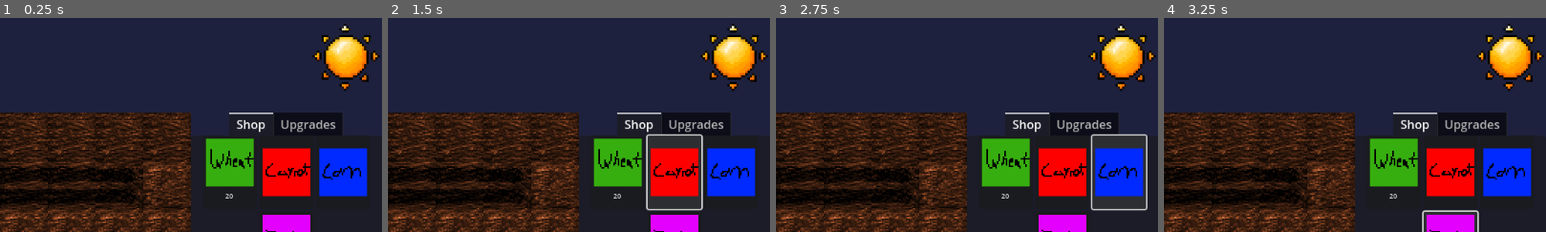
Above: before the commit, frames 1-4 (left to right).
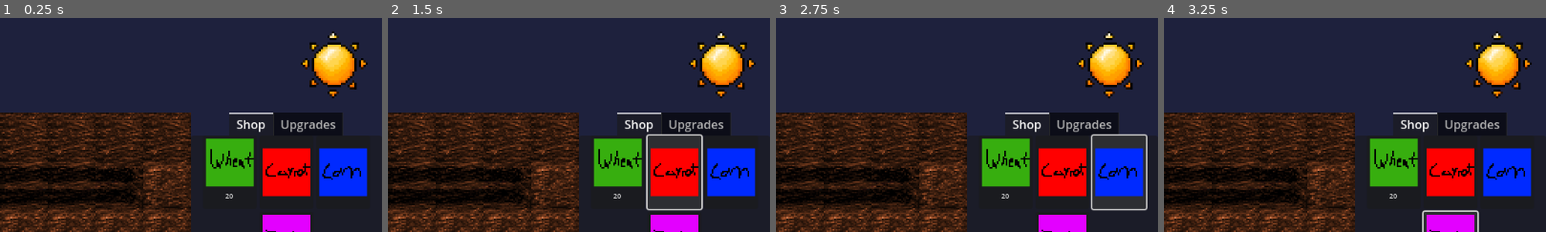
Above: after the commit, the same moments.

Repository: TalesOfXanthar/Wheather
Game: Godot game, scene res://scenes/main.tscn
Two runs of this game, one before a commit and one after it. Both use one fixed random seed, a clock stepped at 60 frames per second and the inputs below.
Inputs (mouse positions are % of the whole screen's width and height, from its top left):
- Up to frame 1 (0.25 s): no input
- Up to frame 2 (1.5 s): click "20" at 0.5 s; click (88, 36) at 1.25 s
- Up to frame 3 (2.75 s): click (95, 36) at 2 s
- Up to frame 4 (3.25 s): click (88, 51) at 2.75 s
The pictures show only the part of the screen within x 50-100%, y 0-50%; the shares and areas given below are measured in that part.

The runs differ from the first frame. In frame 1, 3.2% of the frame differs, in the area x 78-100%, y 2-38%; in frame 2, 3.2%; in frame 3, 3.2%; in frame 4, 3.2%.

Commit message:
added new scene and centered moon

Diff:
--- a/scenes/main.tscn
+++ b/scenes/main.tscn
@@ -50,7 +50,7 @@
 
 [node name="Moon" parent="." instance=ExtResource("4_jyhfs")]
 top_level = true
-position = Vector2(976, 54)
+position = Vector2(960, 64)
 scale = Vector2(3, 3)
 
 [node name="UI" parent="." instance=ExtResource("5_tbgi4")]
--- /dev/null
+++ b/text_box.tscn
@@ -0,0 +1,9 @@
+[gd_scene format=3 uid="uid://bnco3jkb63o4c"]
+
+[node name="Control" type="Control"]
+layout_mode = 3
+anchors_preset = 15
+anchor_right = 1.0
+anchor_bottom = 1.0
+grow_horizontal = 2
+grow_vertical = 2
